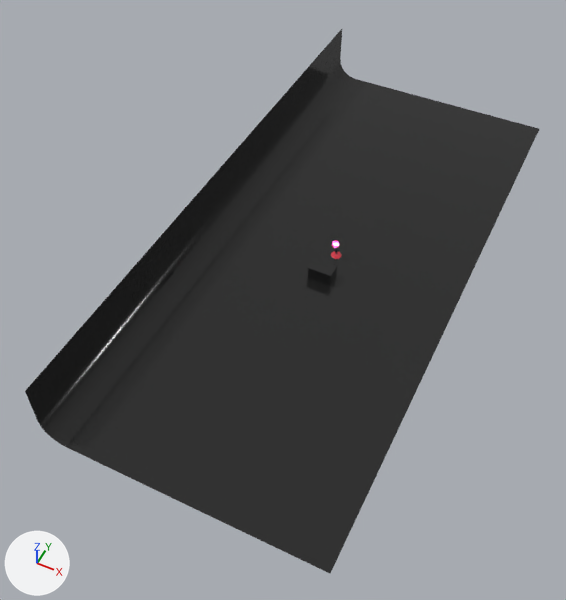
An edit to the Blender file Lamp/lamp_v008.blend, drawn before and after from the same camera.
Before and after are seen from a 50 mm lens placed at (31.3, -81.1, 86.4), pointed at (-4.0, -10.5, -1.9). The axes (+X, +Y, +Z) are drawn at lower left. The lights are the same throughout.

Script lines for the objects in view, before the commit:
```python
me_cube = bpy.data.meshes.new('Cube')
me_cube.from_pydata(...)  # a box spanning x -1.85..1.85, y -0.5..0.5, z -1.11..1.11
me_cube.materials.append(mat_black_shine)  # black #1a1a1a
me_plane = bpy.data.meshes.new('Plane')
me_plane.from_pydata(...)  # 16 vertices, 7 faces; spans x -20.0..20.0, y -46.6..46.6, z 0.0..10.0
me_plane.polygons.foreach_set('use_smooth', [True] * 7)
me_plane.materials.append(mat_black_shine)  # black #1a1a1a
ob_backdrop = bpy.data.objects.new('Backdrop', me_plane)
ob_backdrop.location = (0.0, 0.0, 0.0)
ob_props = bpy.data.objects.new('Props', me_cube)
ob_props.parent = ob_backdrop
ob_props.location = (0.0, -5.222, 1.105)
ob_props.scale = (1.0, 2.33, 1.0)
```
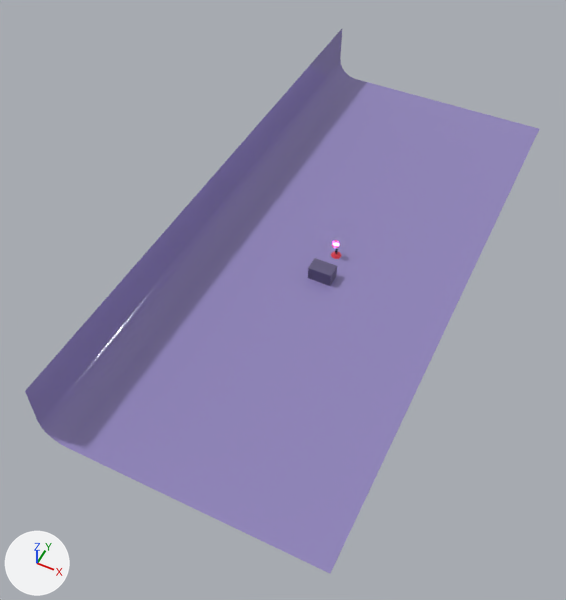
Where the change shows, as pixel boxes [x1, y1, x2, y2] in the pictures (566 x 600 px):
'Backdrop', recoloured (black to blue)
    both: [25, 29, 539, 573]
'Props', recoloured (black to blue)
    both: [308, 258, 337, 286]

Patch to the scene script:
```diff
--- a/Lamp/lamp_v008.blend.py
+++ b/Lamp/lamp_v008.blend.py
@@ mat_mat_table @@
+mat_mat_table = bpy.data.materials.new('MAT_Table')
+mat_mat_table.use_nodes = True; mat_mat_table.node_tree.nodes.clear()
+_N = mat_mat_table.node_tree.nodes; _L = mat_mat_table.node_tree.links
+n0 = _N.new('ShaderNodeOutputMaterial'); n0.name = 'Material Output'
+n1 = _N.new('ShaderNodeBsdfPrincipled'); n1.name = 'Principled BSDF'
+n1.distribution = 'GGX'
+n1.subsurface_method = 'BURLEY'
+n2 = _N.new('ShaderNodeRGB'); n2.name = 'RGB.001'
+n2.outputs[0].default_value = (0.112, 0.0941, 0.196, 1.0)  # 'Color', dark blue #5e567a
+_L.new(n1.outputs[0], n0.inputs[0])  # 'BSDF' to 'Surface'
+_L.new(n2.outputs[0], n1.inputs[0])  # 'Color' to 'Base Color'
@@ mat_backdrop @@
+mat_backdrop = bpy.data.materials.new('Backdrop')
+# nodes: BsdfPrincipled, OutputMaterial, RGB
+# colours: black #0a0a0a, blue #9085bc
@@ me_plane @@
 me_plane.from_pydata(...)  # 16 vertices, 7 faces; spans x -20.0..20.0, y -46.6..46.6, z 0.0..10.0
-me_plane.materials.append(mat_black_shine)  # black #1a1a1a
+me_plane.materials.append(mat_backdrop)
@@ me_cube @@
 me_cube.from_pydata(...)  # 8 vertices, 6 faces; spans x -1.85..1.85, y -0.5..0.5, z -1.11..1.11
-me_cube.materials.append(mat_black_shine)  # black #1a1a1a
+me_cube.materials.append(mat_mat_table)
```
